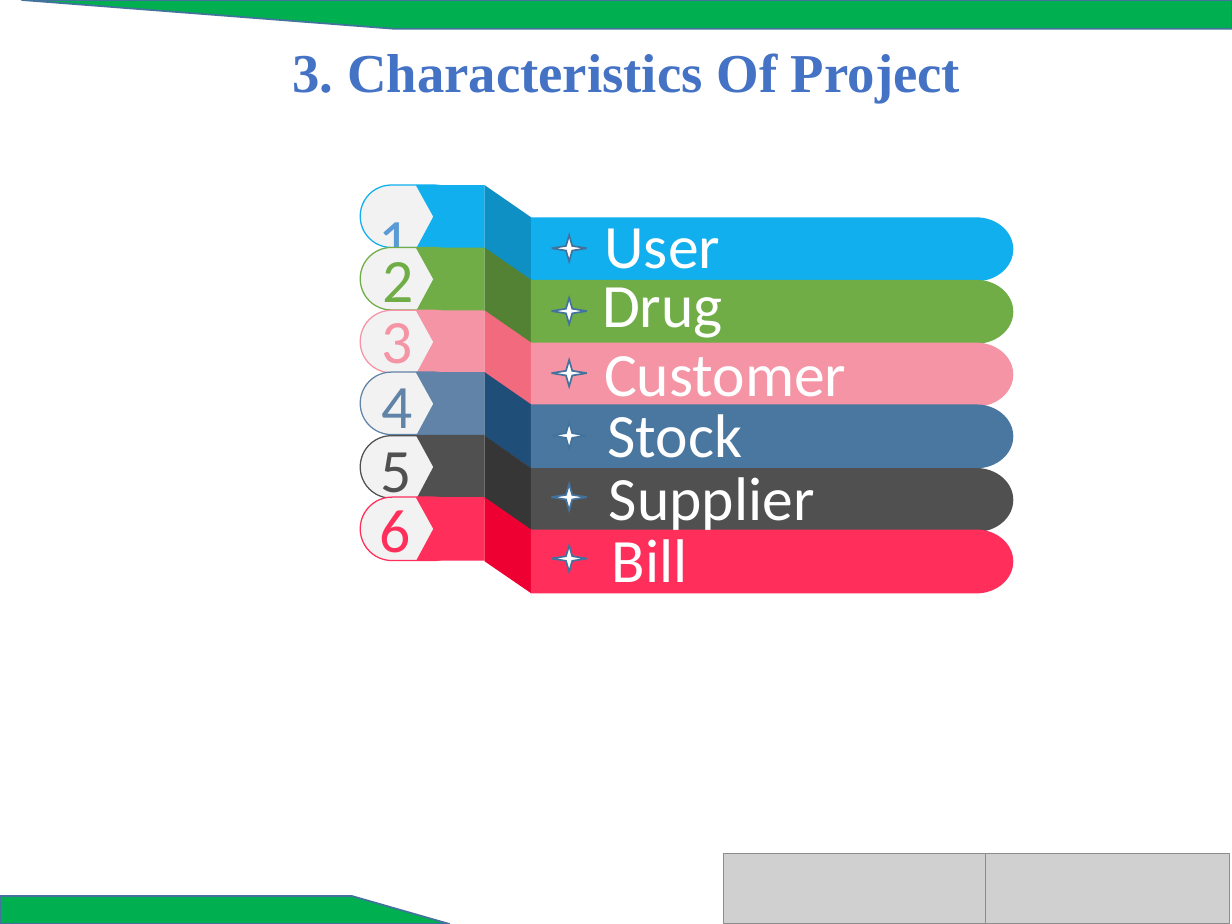
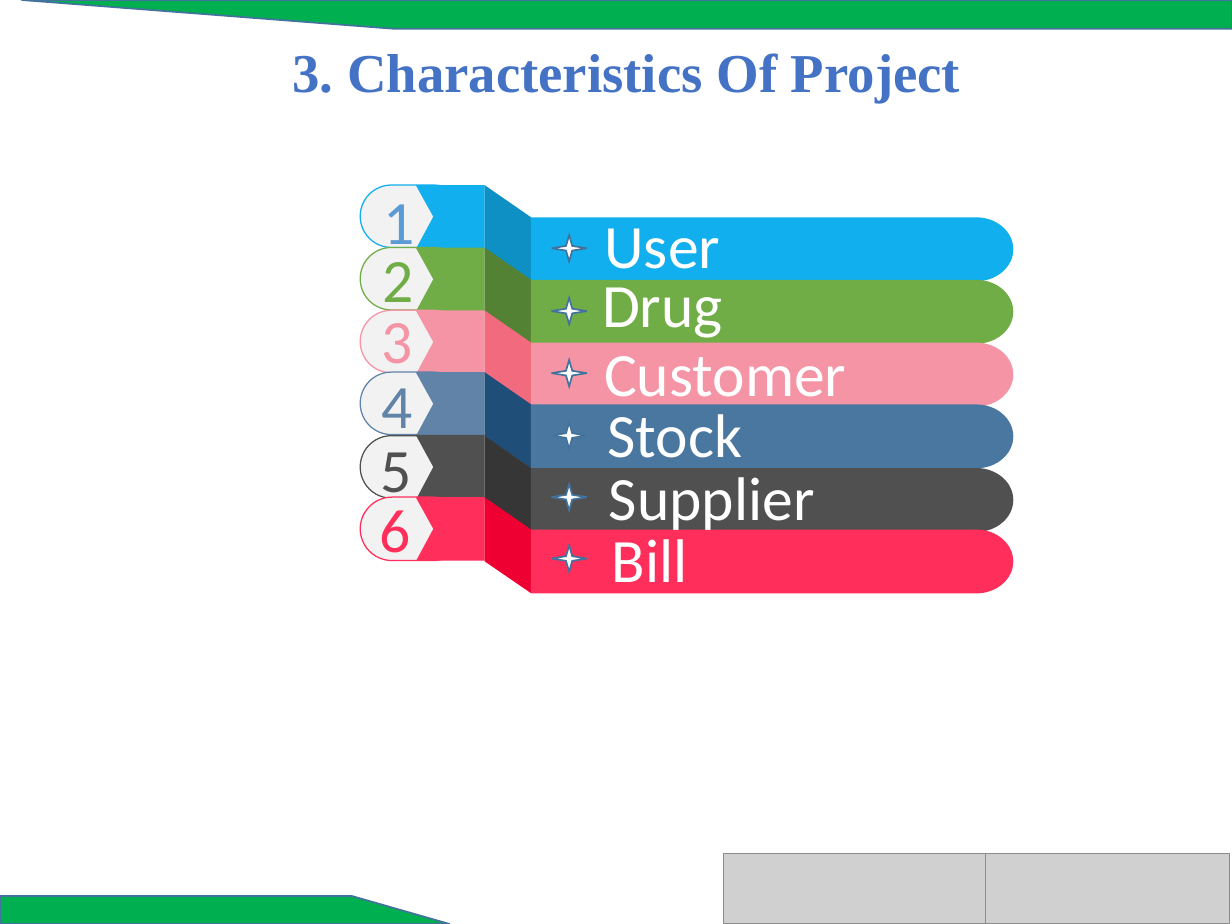
Before and after one commit to sem2prj/ProjectSem2, a slide deck: slide 5 of PharmacyManagement/build/classes/document/PHARMACY.pptx. Drawn at 1232x924 pixels with LibreOffice and Linux fonts; fonts in the diff are those of the drawing; grey boxes stand for pictures; background and template pictures are left out. Boxes give left, top, right and bottom in pixels: in the first picture for what was removed or moved away, otherwise in the second. Text is boxed around its words. In the diff, an @@ line names an element or a change of style, - is before the commit and + after.

```diff
--- a/PharmacyManagement/build/classes/document/PHARMACY.pptx
+++ b/PharmacyManagement/build/classes/document/PHARMACY.pptx
@@ text "1" rewrapped from (x1=378, y1=222, x2=409, y2=277) to (x1=383, y1=204, x2=414, y2=249) @@
```
Also in this commit, not shown: 1 other slide changed, 7 other files.
